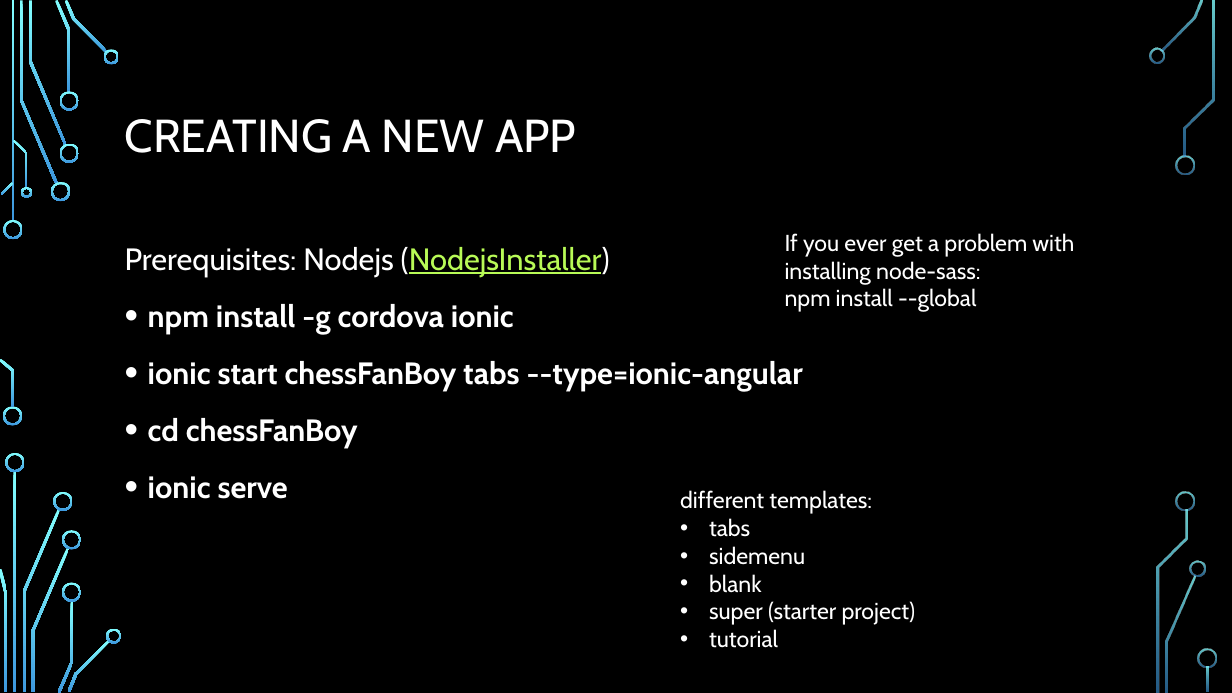
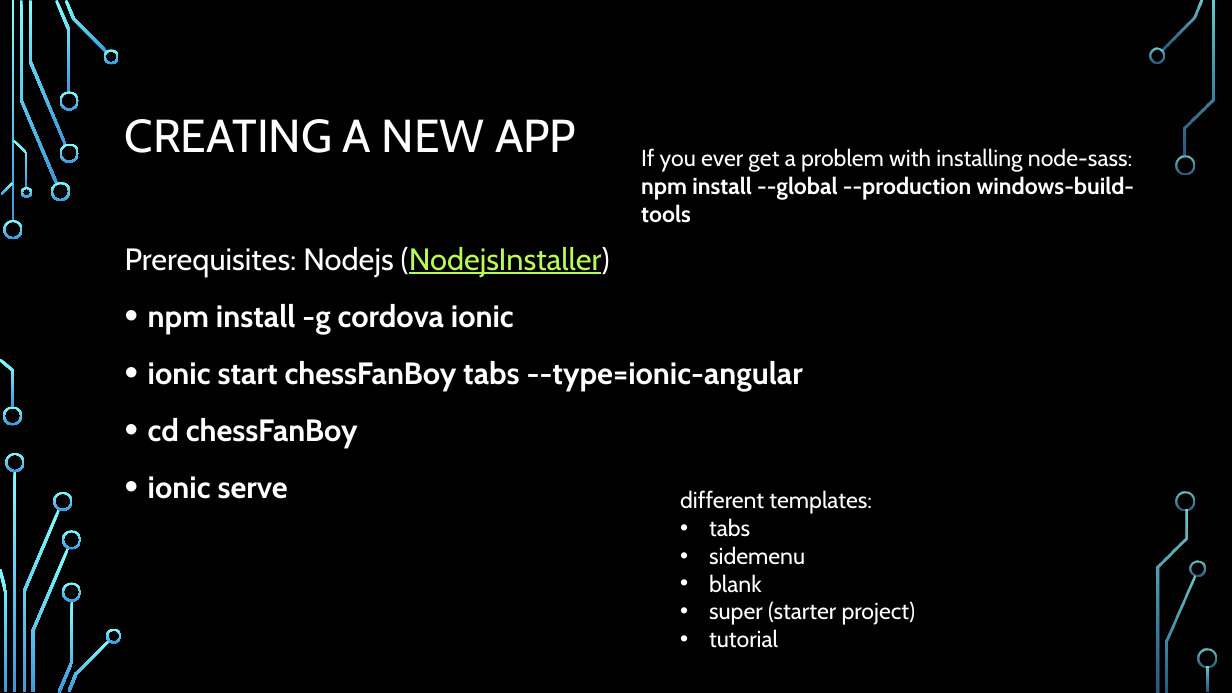
Before and after one commit to Toenza/ionic-workshop-native, a slide deck: slide 2 of handson-workshop.pptx. Drawn at 1232x693 pixels with LibreOffice and Linux fonts; fonts in the diff are those of the drawing; background and template pictures are left out. Boxes give left, top, right and bottom in pixels: in the first picture for what was removed or moved away, otherwise in the second. Text is boxed around its words. In the diff, an @@ line names an element or a change of style, - is before the commit and + after.

Commit message:
updated presentation

```diff
--- a/handson-workshop.pptx
+++ b/handson-workshop.pptx
@@ text "If you ever get a ..." moved from (x1=785, y1=233, x2=1074, y2=312) to (x1=641, y1=148, x2=1134, y2=200) @@
@@ text at (x1=641, y1=176, x2=1134, y2=200): text changed; bold on @@
-npm install --global
+npm install --global --production windows-build-tools
```
Also in this commit, not shown: 3 slides added.
